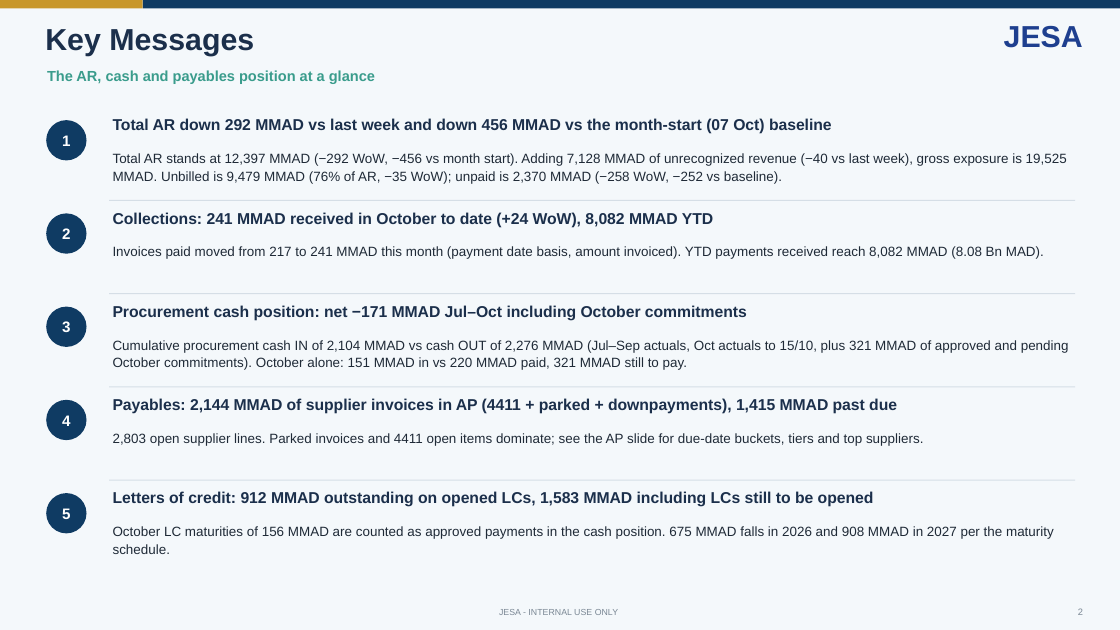
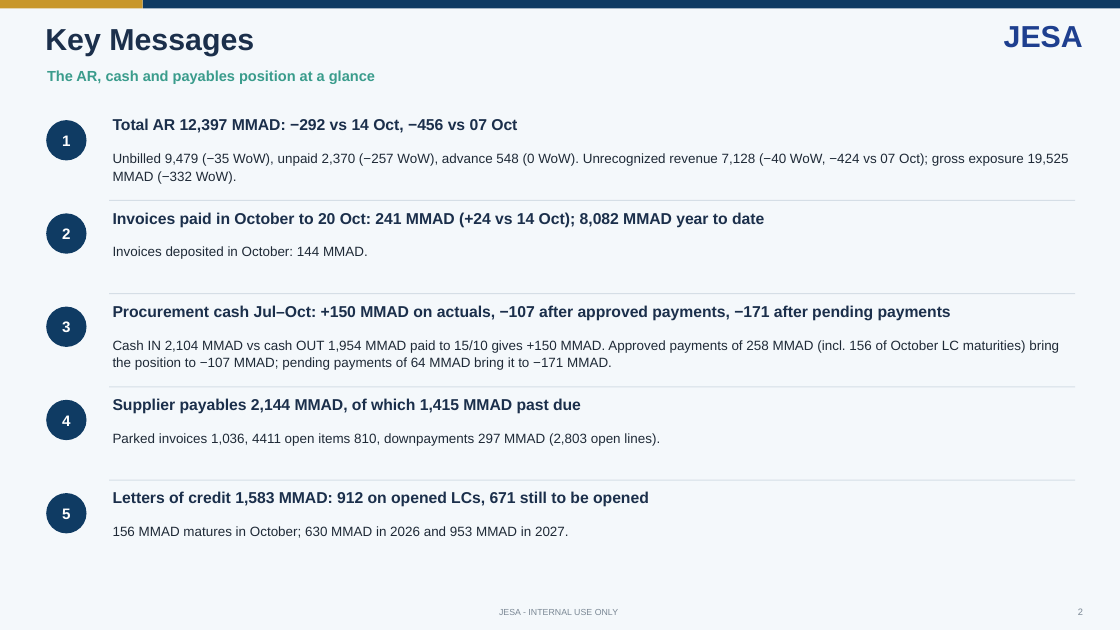
Before and after one commit to cherkaouihassan-art/Skills-Repo, a slide deck: slide 2 of weekly-ar-cash-deck/output/JESA_AR_Cash_Position_2026-10-21.pptx. Drawn at 1120x630 pixels with LibreOffice and Linux fonts; fonts in the diff are those of the drawing. Boxes give left, top, right and bottom in pixels: in the first picture for what was removed or moved away, otherwise in the second. Text is boxed around its words. In the diff, an @@ line names an element or a change of style, - is before the commit and + after.

```diff
--- a/weekly-ar-cash-deck/output/JESA_AR_Cash_Position_2026-10-21.pptx
+++ b/weekly-ar-cash-deck/output/JESA_AR_Cash_Position_2026-10-21.pptx
@@ text at (113,118,517,133): text changed @@
-Total AR down 292 MMAD vs last week and down 456 MMAD vs the month-start (07 Oct) baseline
+Total AR 12,397 MMAD: −292 vs 14 Oct, −456 vs 07 Oct
@@ text at (113,153,1069,184): text changed @@
-Total AR stands at 12,397 MMAD (−292 WoW, −456 vs month start). Adding 7,128 MMAD of unrecognized revenue (−40 vs last week), gross exposure is 19,525 MMAD. Unbilled is 9,479 MMAD (76% of AR, −35 WoW); unpaid is 2,370 MMAD (−258 WoW, −252 vs baseline).
+Unbilled 9,479 (−35 WoW), unpaid 2,370 (−257 WoW), advance 548 (0 WoW). Unrecognized revenue 7,128 (−40 WoW, −424 vs 07 Oct); gross exposure 19,525 MMAD (−332 WoW).
@@ text at (113,212,764,228): text changed @@
-Collections: 241 MMAD received in October to date (+24 WoW), 8,082 MMAD YTD
+Invoices paid in October to 20 Oct: 241 MMAD (+24 vs 14 Oct); 8,082 MMAD year to date
@@ text at (113,246,368,259): text changed @@
-Invoices paid moved from 217 to 241 MMAD this month (payment date basis, amount invoiced). YTD payments received reach 8,082 MMAD (8.08 Bn MAD).
+Invoices deposited in October: 144 MMAD.
@@ text at (113,305,951,321): text changed @@
-Procurement cash position: net −171 MMAD Jul–Oct including October commitments
+Procurement cash Jul–Oct: +150 MMAD on actuals, −107 after approved payments, −171 after pending payments
@@ text at (113,340,1059,370): text changed @@
-Cumulative procurement cash IN of 2,104 MMAD vs cash OUT of 2,276 MMAD (Jul–Sep actuals, Oct actuals to 15/10, plus 321 MMAD of approved and pending October commitments). October alone: 151 MMAD in vs 220 MMAD paid, 321 MMAD still to pay.
+Cash IN 2,104 MMAD vs cash OUT 1,954 MMAD paid to 15/10 gives +150 MMAD. Approved payments of 258 MMAD (incl. 156 of October LC maturities) bring the position to −107 MMAD; pending payments of 64 MMAD bring it to −171 MMAD.
@@ text at (113,398,581,414): text changed @@
-Payables: 2,144 MMAD of supplier invoices in AP (4411 + parked + downpayments), 1,415 MMAD past due
+Supplier payables 2,144 MMAD, of which 1,415 MMAD past due
@@ text at (113,433,660,446): text changed @@
-2,803 open supplier lines. Parked invoices and 4411 open items dominate; see the AP slide for due-date buckets, tiers and top suppliers.
+Parked invoices 1,036, 4411 open items 810, downpayments 297 MMAD (2,803 open lines).
@@ text at (113,491,649,507): text changed @@
-Letters of credit: 912 MMAD outstanding on opened LCs, 1,583 MMAD including LCs still to be opened
+Letters of credit 1,583 MMAD: 912 on opened LCs, 671 still to be opened
@@ text at (113,526,569,538): text changed @@
-October LC maturities of 156 MMAD are counted as approved payments in the cash position. 675 MMAD falls in 2026 and 908 MMAD in 2027 per the maturity schedule.
+156 MMAD matures in October; 630 MMAD in 2026 and 953 MMAD in 2027.
```
Also in this commit, not shown: 1 other slide changed, 4 other files.
